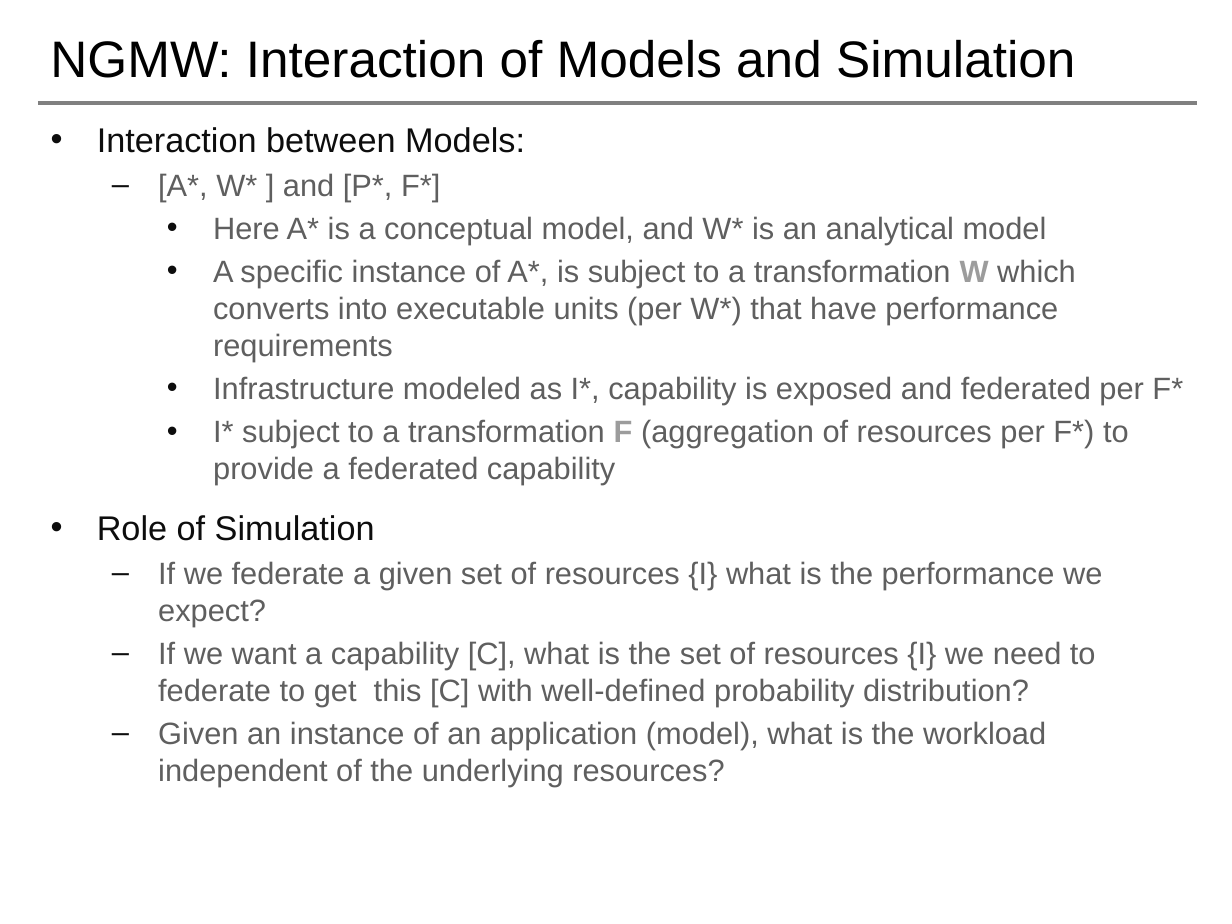
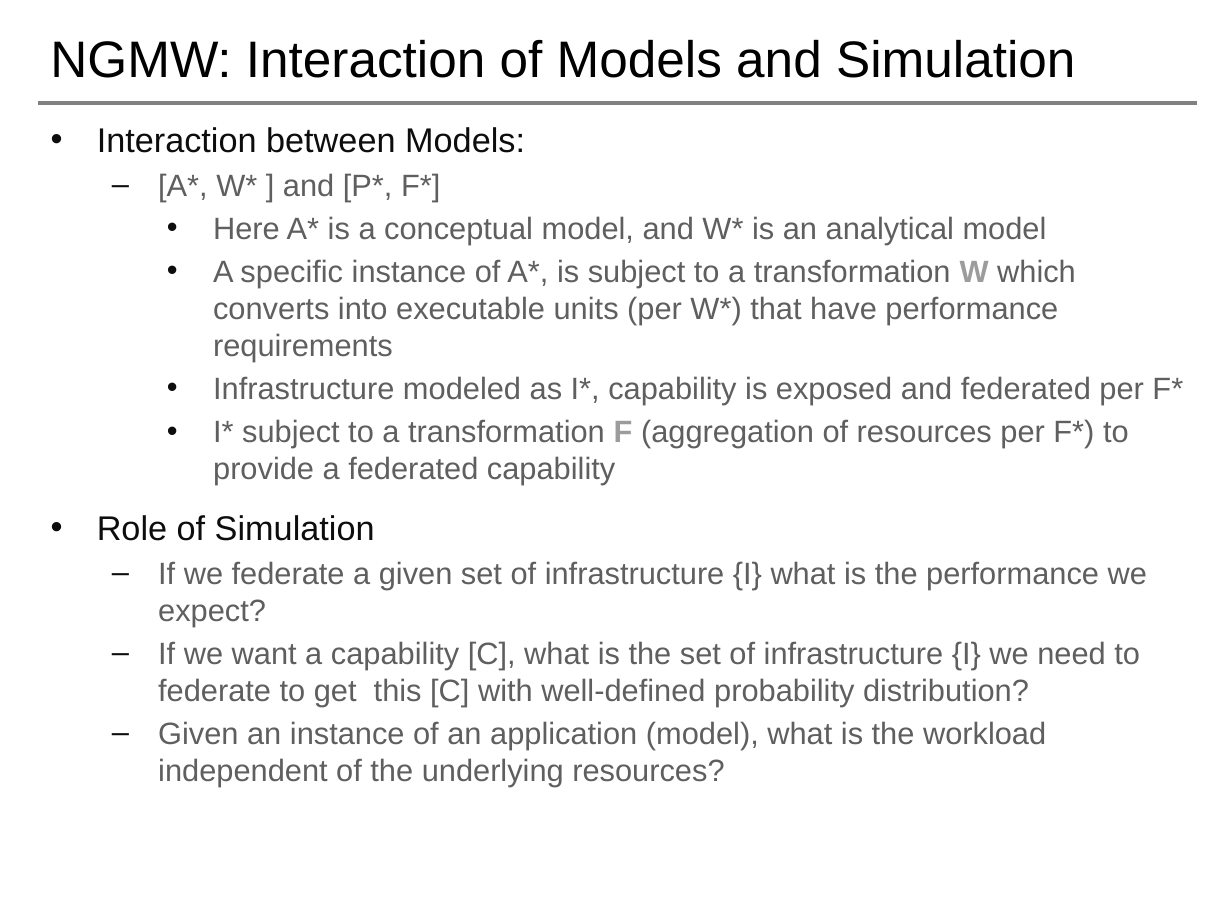
Before and after one commit to saga-project/NGMW, a slide deck: slide 21 of presentations/radical-modsim.pptx (slide 19 before the commit). Drawn at 1232x924 pixels with LibreOffice and Linux fonts; fonts in the diff are those of the drawing; background and template pictures are left out. Boxes give left, top, right and bottom in pixels: in the first picture for what was removed or moved away, otherwise in the second. Text is boxed around its words. In the diff, an @@ line names an element or a change of style, - is before the commit and + after.

Commit message:
introduced some explanatory scenarios for NGMW

```diff
--- a/presentations/radical-modsim.pptx
+++ b/presentations/radical-modsim.pptx
@@ text at [158,561,1147,707]: text changed @@
-  – If we federate a given set of resources {I} what is the performance we expect?
-  – If we want a capability [C], what is the set of resources {I} we need to federate to get this [C] with well-defined probability distribution?
+  – If we federate a given set of infrastructure {I} what is the performance we expect?
+  – If we want a capability [C], what is the set of infrastructure {I} we need to federate to get this [C] with well-defined probability distribution?
```
Also in this commit, not shown: 5 other slides changed, 5 slides added, 1 slide removed, 1 other file.
